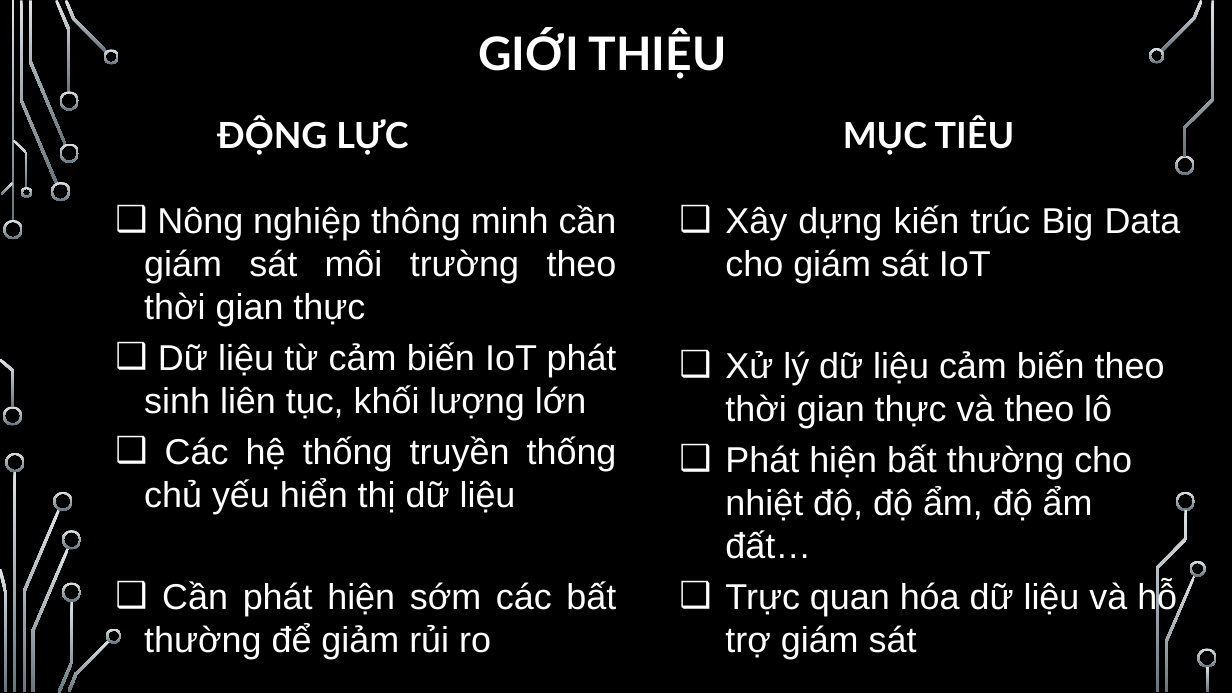
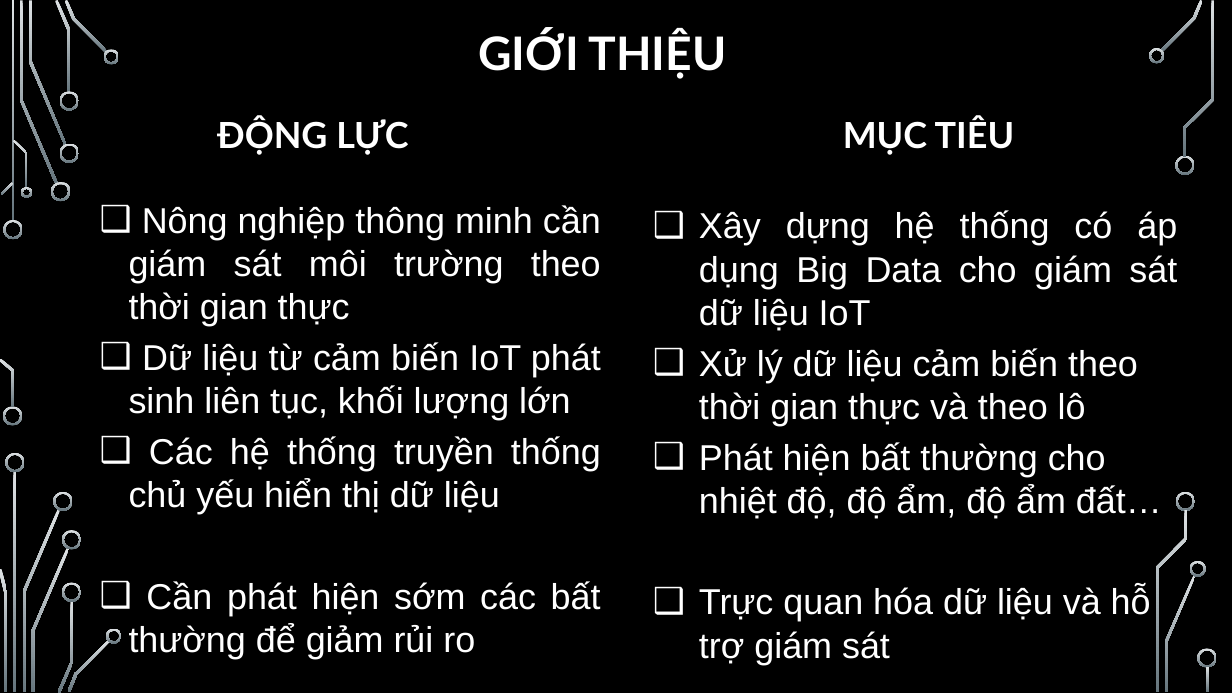
Before and after one commit to buuhq-uit/uit-bigdata-cloud-team32, a slide deck: slide 3 of report/Presentation_Project_Team32-Final.pptx. Drawn at 1232x693 pixels with LibreOffice and Linux fonts; fonts in the diff are those of the drawing; background and template pictures are left out. Boxes give left, top, right and bottom in pixels: in the first picture for what was removed or moved away, otherwise in the second. Text is boxed around its words. In the diff, an @@ line names an element or a change of style, - is before the commit and + after.

```diff
--- a/report/Presentation_Project_Team32-Final.pptx
+++ b/report/Presentation_Project_Team32-Final.pptx
@@ text "Nông nghiệp thông minh cần ...": place and size @@
-text "Nông nghiệp thông minh cần ..." at [144,205,617,659]
+text "Nông nghiệp thông minh cần ..." at [129,205,601,659]
@@ text "Xây dựng hệ thống có ...": place and size @@
-text "Xây dựng hệ thống có ..." at [725,205,1181,659]
+text "Xây dựng hệ thống có ..." at [699,210,1177,665]
@@ text at [699,210,1177,331]: text changed @@
-❑ Xây dựng kiến trúc Big Data cho giám sát IoT
+❑ Xây dựng hệ thống có áp dụng Big Data cho giám sát dữ liệu IoT
```
Also in this commit, not shown: 4 other slides changed, 1 slide added, 6 other files.
